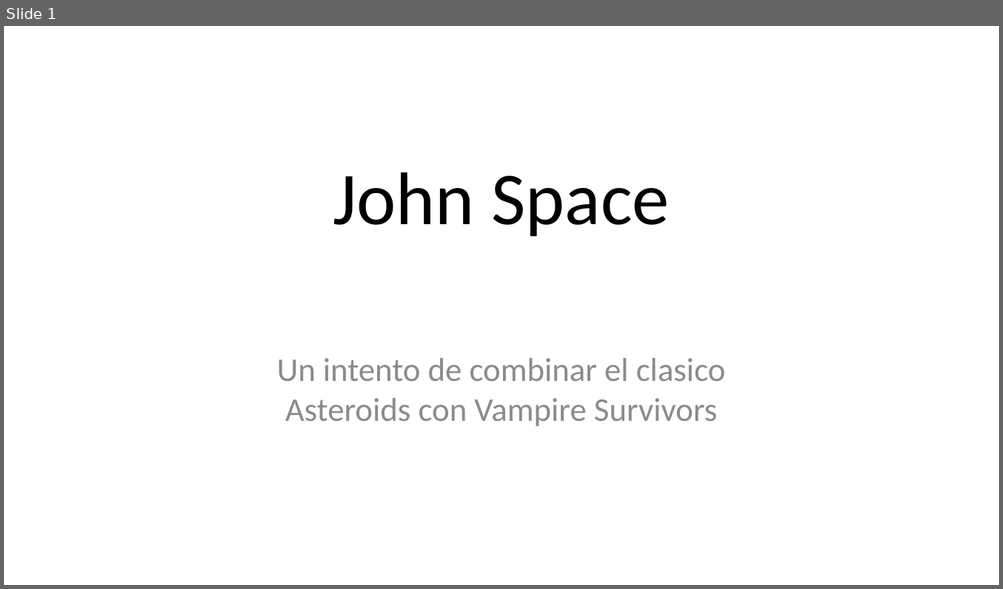
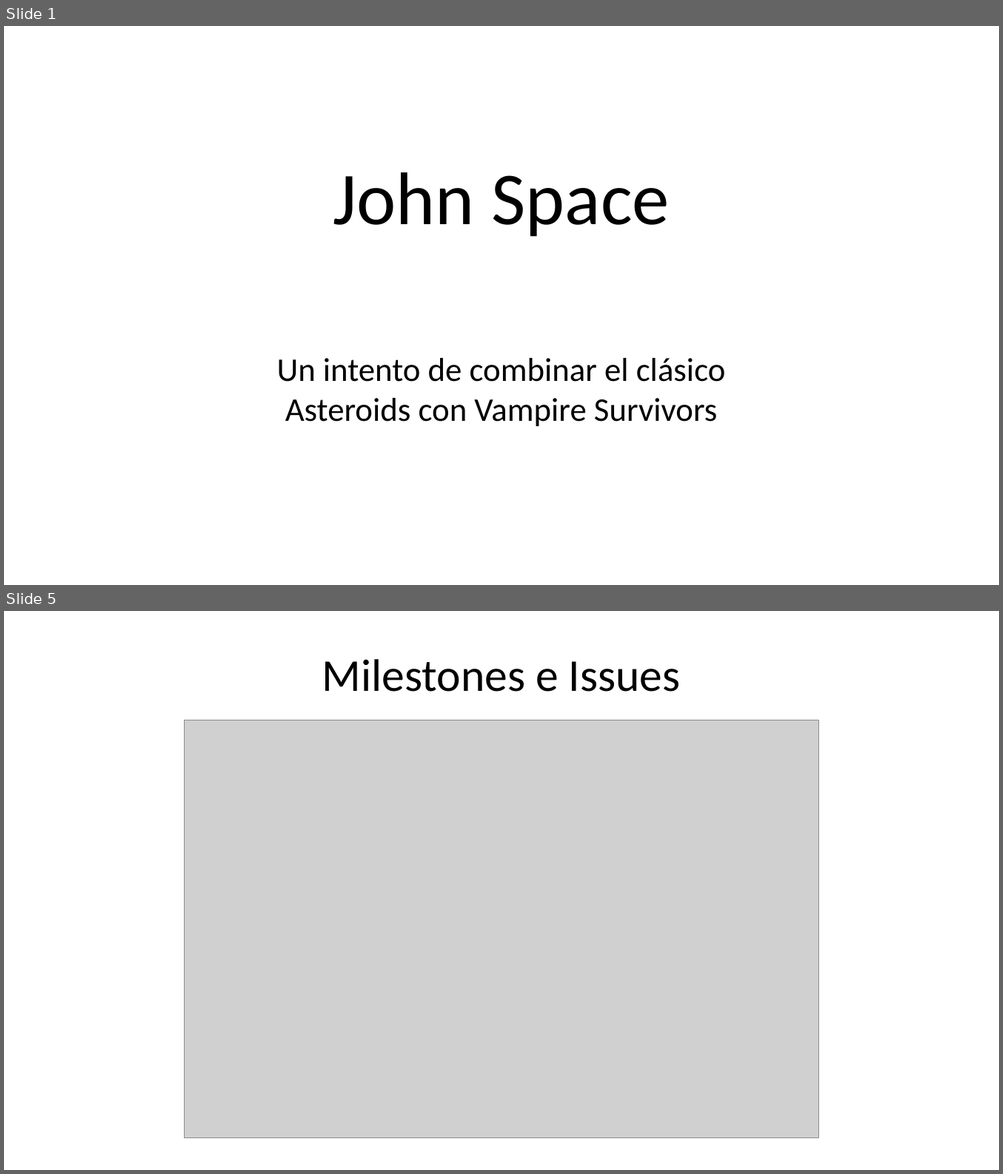
Before and after one commit to AdriCabado/John_Space, a slide deck: John_Space_Presentacion.odp. Shown one above the other, each under a label of ours: slide 1 before the commit, slides 1 and 5 after it; the slides between them are not shown. The pictures are 1003x589 and 1003x1174 pixels, drawn with LibreOffice and Linux fonts; fonts in the diff are those of the drawing; grey boxes stand for pictures. Boxes give left, top, right and bottom in pixels: in the first picture for what was removed or moved away, otherwise in the second. Text is boxed around its words. In the diff, an @@ line names an element or a change of style, - is before the commit and + after.

```diff
--- a/John_Space_Presentacion.odp
+++ b/John_Space_Presentacion.odp
@@ slide 5 added at [4,611,999,1170], background #FFFFFF @@
@@ title added at [322,659,680,692], 44 pt, text #000000 @@
+Milestones e Issues
@@ picture added at [184,720,818,1139] @@
@@ slide 1 changed as well @@
@@ subtitle at [277,358,726,427]: text changed; text colour #8C8C8C to #000000 @@
-Un intento de combinar el clasico Asteroids con Vampire Survivors
+Un intento de combinar el clásico Asteroids con Vampire Survivors
```
Also in this commit, not shown: 1 other slide changed, 5 other slides added, 5 slides removed.
